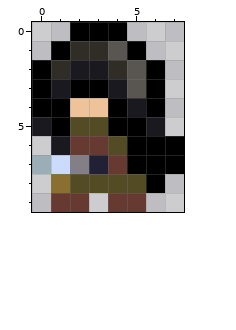
One commit to this pixel-art sprite: src/assets/entity/scout.png. That is the earlier state.
The file is 8x10 pixels.
Once edited:
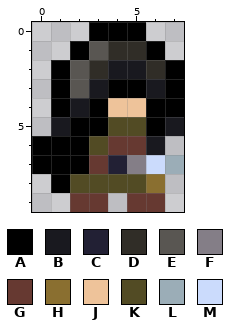
Palette (. is transparent): A #000000  B #19191f  C #222034  D #302d27  E #595652  F #847e87  G #663931  H #8a6f30  J #eec39a  K #524b24  L #9badb7  M #cbdbfc
Difference:
Changed rows in their new state; - is an unchanged pixel.
first column x 0:
 0 --.--A--
 1 -.AEDDA-
 2 .AEDBBDA
 3 .AEBAABA
 4 .-BAJJ-A
 5 .BAAKKAB
 6 AAAKGGB.
 7 AAAGCFML
 8 -A----H-
 9 -.-G.-G-
Boxes around the changes in both pictures, in picture pixels (x1, y1, x2, y2):
changed: (32, 22, 184, 212)
